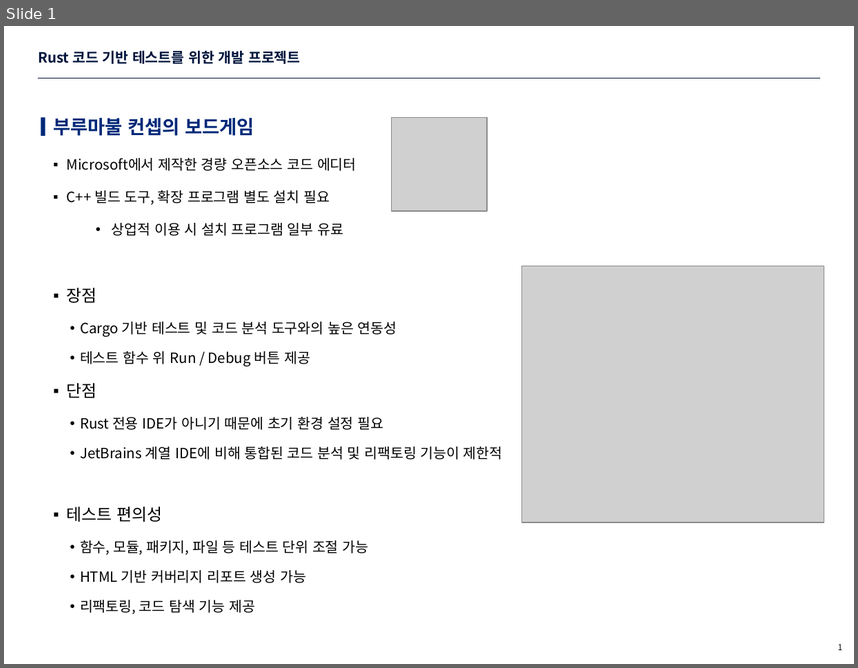
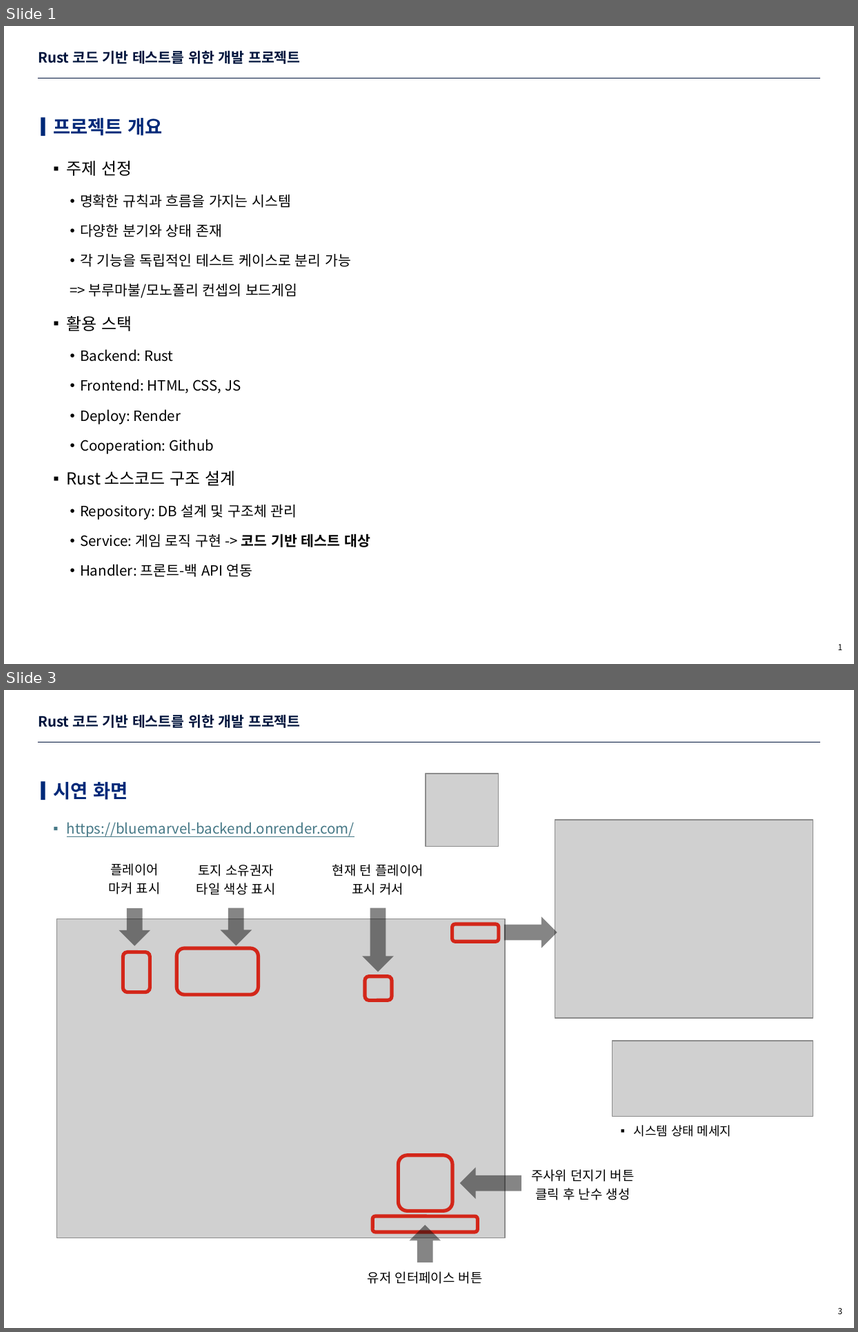
Before and after one commit to eisyxx/sure_rust_project, a slide deck: description/요구사항 명세서.pptx. Shown one above the other, each under a label of ours: slide 1 before the commit, slides 1 and 3 after it; the slides between them are not shown. The pictures are 858x668 and 858x1332 pixels, drawn with LibreOffice and Linux fonts; fonts in the diff are those of the drawing; grey boxes stand for pictures; background and template pictures are left out. Boxes give left, top, right and bottom in pixels: in the first picture for what was removed or moved away, otherwise in the second. Text is boxed around its words. In the diff, an @@ line names an element or a change of style, - is before the commit and + after.

```diff
--- a/description/요구사항 명세서.pptx
+++ b/description/요구사항 명세서.pptx
@@ slide 3 added at [4, 690, 854, 1328], background #FFFFFF; not listed: 1 template element that a slide beside it also shows @@
@@ title added at [38, 714, 300, 728], 12 pt, text #00143C, bold @@
+Rust 코드 기반 테스트를 위한 개발 프로젝트
@@ rectangle added at [41, 782, 45, 800], fill #002878 @@
@@ text added at [53, 782, 128, 800], 16 pt, text #002878, bold @@
+시연 화면
@@ picture added at [426, 773, 499, 847] @@
@@ text added at [67, 822, 355, 837], 12 pt, text #467886, underline @@
+  ▪ https://bluemarvel-backend.onrender.com/
@@ picture added at [555, 820, 813, 1018] @@
@@ text added at [109, 863, 161, 894], 11 pt, text #000000 @@
+플레이어 마커 표시
@@ text added at [197, 864, 276, 895], 11 pt, text #000000 @@
+토지 소유권자 타일 색상 표시
@@ text added at [332, 864, 423, 895], 11 pt, text #000000 @@
+현재 턴 플레이어 표시 커서
@@ right arrow added at [119, 908, 150, 945], fill #0D0D0D at 50% opacity @@
@@ right arrow added at [221, 908, 252, 945], fill #0D0D0D at 50% opacity @@
@@ right arrow added at [362, 907, 393, 972], fill #0D0D0D at 50% opacity @@
@@ right arrow added at [504, 916, 557, 947], fill #0D0D0D at 50% opacity @@
@@ picture added at [56, 918, 505, 1237] @@
@@ rounded rectangle added at [452, 924, 499, 940], outline #D32619 3 pt @@
@@ rounded rectangle added at [123, 952, 150, 992], outline #D32619 3 pt @@
@@ rounded rectangle added at [176, 949, 258, 994], outline #D32619 3 pt @@
@@ rounded rectangle added at [366, 976, 392, 1000], outline #D32619 3 pt @@
@@ picture added at [612, 1041, 813, 1116] @@
@@ text added at [634, 1125, 731, 1136], 10.5 pt, text #000000 @@
+  ▪ 시스템 상태 메세지
@@ rounded rectangle added at [399, 1155, 452, 1210], outline #D32619 3 pt @@
@@ right arrow added at [459, 1167, 521, 1199], fill #0D0D0D at 50% opacity @@
@@ text added at [531, 1169, 635, 1200], 11 pt, text #000000 @@
+주사위 던지기 버튼 클릭 후 난수 생성
@@ rounded rectangle added at [373, 1216, 477, 1232], outline #D32619 3 pt @@
@@ right arrow added at [409, 1224, 441, 1262], fill #0D0D0D at 50% opacity @@
@@ text added at [368, 1271, 483, 1283], 11 pt, text #000000 @@
+유저 인터페이스 버튼
@@ page number added at [838, 1308, 843, 1314], 7 pt, text #000000 @@
+3
@@ slide 1 changed as well @@
@@ text at [53, 118, 162, 136]: text changed @@
-부루마불 컨셉의 보드게임
+프로젝트 개요
@@ picture removed at [392, 118, 488, 212] @@
@@ text "주제 선정" at [67, 161, 370, 577]: vertical alignment top to middle @@
@@ text at [67, 161, 370, 577]: text changed @@
-  ▪ Microsoft에서 제작한 경량 오픈소스 코드 에디터
-  ▪ C++ 빌드 도구, 확장 프로그램 별도 설치 필요
-    • 상업적 이용 시 설치 프로그램 일부 유료
-  ▪ 장점
-    • Cargo 기반 테스트 및 코드 분석 도구와의 높은 연동성
-    • 테스트 함수 위 Run / Debug 버튼 제공
-  ▪ 단점
-    • Rust 전용 IDE가 아니기 때문에 초기 환경 설정 필요
-    • JetBrains 계열 IDE에 비해 통합된 코드 분석 및 리팩토링 기능이 제한적
-  ▪ 테스트 편의성
-    • 함수, 모듈, 패키지, 파일 등 테스트 단위 조절 가능
-    • HTML 기반 커버리지 리포트 생성 가능
-    • 리팩토링, 코드 탐색 기능 제공
+  ▪ 주제 선정
+    • 명확한 규칙과 흐름을 가지는 시스템
+    • 다양한 분기와 상태 존재
+    • 각 기능을 독립적인 테스트 케이스로 분리 가능
+    => 부루마불/모노폴리 컨셉의 보드게임
+  ▪ 활용 스택
+    • Backend: Rust
+    • Frontend: HTML, CSS, JS
+    • Deploy: Render
+    • Cooperation: Github
+  ▪ Rust 소스코드 구조 설계
+    • Repository: DB 설계 및 구조체 관리
+    • Service: 게임 로직 구현 -> 코드 기반 테스트 대상
+    • Handler: 프론트-백 API 연동
@@ picture removed at [522, 265, 824, 522] @@
```
Also in this commit, not shown: 3 other slides added, 3 slides removed, 3 other files.
